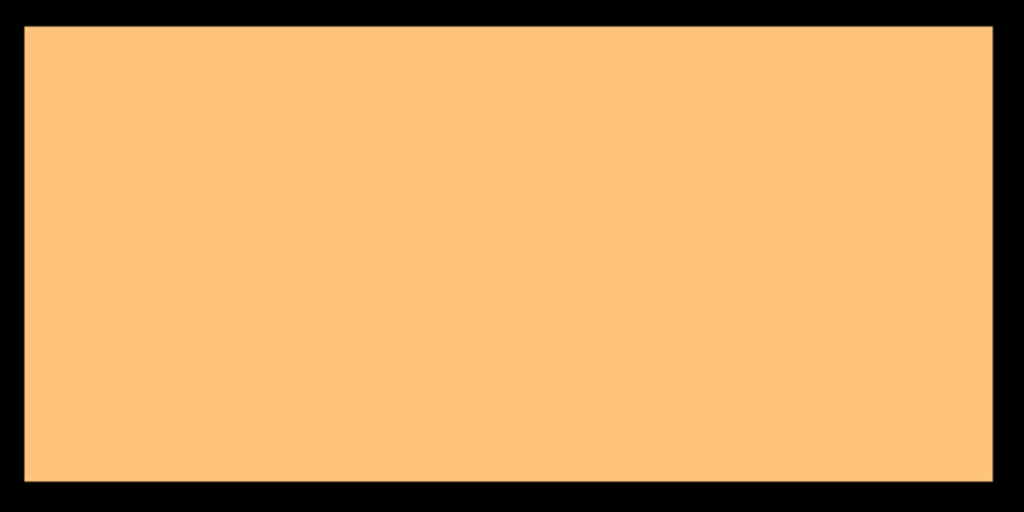
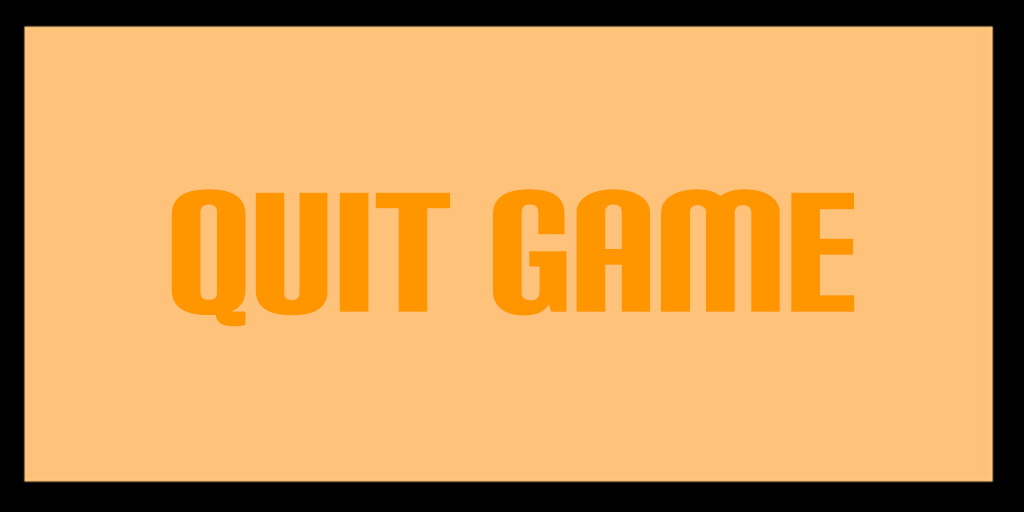
Layered file, before and after one edit (1024 × 512). Changes by layer:
showed "QUIT GAME" over [171, 189, 855, 327]
